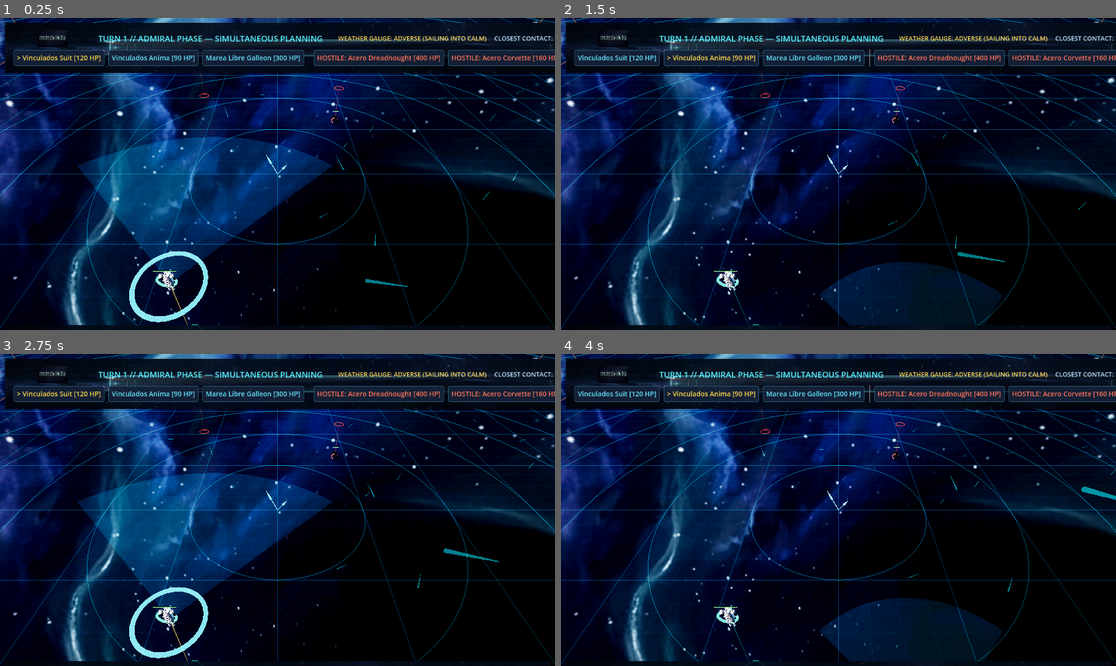
Above: before the commit, frames 1-4 (two rows, left to right).
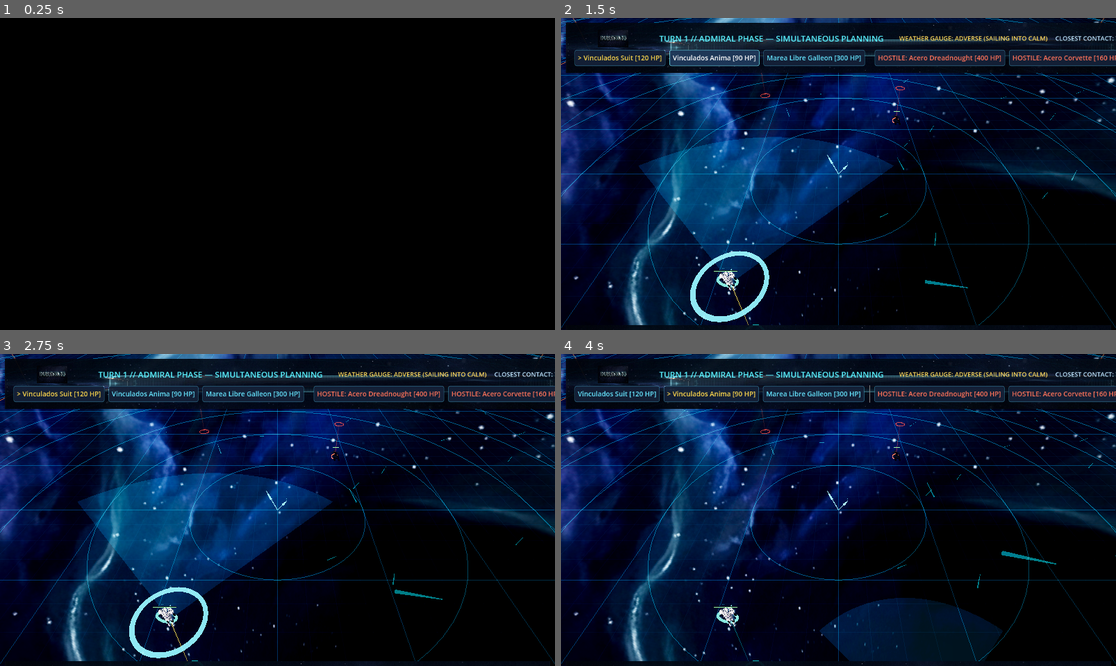
Above: after the commit, the same moments.

Repository: raestrada/barlovento
Game: Godot game, scene res://scenes/intro/intro.tscn
The game is run twice, just before and just after one commit, with the same random seed, the same clock (stepped at 60 frames per second) and the same inputs. Before the commit the project starts from res://scenes/sandbox/sandbox.tscn. Video files are missing from this copy of the repository; at most half a second of black plays in their place.
Inputs (mouse positions are in pixels of both pictures, inside the frame that each line leads up to):
- Up to frame 1 (0.25 s): no input
- Up to frame 2 (1.5 s): click (622, 58) at 0.5 s, where only the run before the commit has a clickable "> Vinculados Suit [120 HP]"; click (716, 58) at 1.25 s, where only the run before the commit has a clickable "Vinculados Anima [90 HP]"
- Up to frame 3 (2.75 s): click (55, 394) at 2 s, where only the run before the commit has a clickable "Vinculados Suit [120 HP]"
- Up to frame 4 (4 s): click "> Vinculados Suit [120 HP]" at 2.75 s; click "Vinculados Anima [90 HP]" at 3.5 s

The runs differ from the first frame. In frame 1, 60% of the frame differs, in the area x 0-100%, y 0-100%; in frame 2, 19%; in frame 3, 0.3%; in frame 4, 0.3%.

Commit message:
feat: AAA 3D cinematic prologue, promotional landing page, and documentation

Diff:
--- a/project.godot
+++ b/project.godot
@@ -12,7 +12,7 @@
 
 config/name="Barlovento"
 config/description="A 3D turn-based space strategy game of naval combat among the stars."
-run/main_scene="res://scenes/sandbox/sandbox.tscn"
+run/main_scene="res://scenes/intro/intro.tscn"
 config/features=PackedStringArray("4.7", "Forward Plus")
 
 [autoload]
--- /dev/null
+++ b/scenes/intro/intro.tscn
@@ -0,0 +1,71 @@
+[gd_scene load_steps=3 format=3]
+
+[ext_resource type="Script" path="res://scripts/intro/intro.gd" id="1"]
+[ext_resource type="Texture2D" path="res://assets/splash/cover.png" id="2"]
+
+[node name="Intro" type="Control"]
+layout_mode = 3
+anchors_preset = 15
+anchor_right = 1.0
+anchor_bottom = 1.0
+grow_horizontal = 2
+grow_vertical = 2
+script = ExtResource("1")
+
+[node name="ColorRect" type="ColorRect" parent="."]
+layout_mode = 1
+anchors_preset = 15
+anchor_right = 1.0
+anchor_bottom = 1.0
+grow_horizontal = 2
+grow_vertical = 2
+color = Color(0.005, 0.008, 0.015, 1)
+
+[node name="VideoStreamPlayer" type="VideoStreamPlayer" parent="."]
+layout_mode = 1
+anchors_preset = 15
+anchor_right = 1.0
+anchor_bottom = 1.0
+grow_horizontal = 2
+grow_vertical = 2
+expand = true
+loop = false
+
+[node name="FallbackDisplay" type="TextureRect" parent="."]
+visible = false
+layout_mode = 1
+anchors_preset = 15
+anchor_right = 1.0
+anchor_bottom = 1.0
+grow_horizontal = 2
+grow_vertical = 2
+texture = ExtResource("2")
+expand_mode = 1
+stretch_mode = 6
+
+[node name="HUD" type="CanvasLayer" parent="."]
+
+[node name="SkipPrompt" type="Label" parent="HUD"]
+anchors_preset = 3
+anchor_left = 1.0
+anchor_top = 1.0
+anchor_right = 1.0
+anchor_bottom = 1.0
+offset_left = -260.0
+offset_top = -45.0
+offset_right = -25.0
+offset_bottom = -20.0
+grow_horizontal = 0
+grow_vertical = 0
+text = "PRESS SPACE / CLICK TO SKIP"
+horizontal_alignment = 2
+
+[node name="FadeRect" type="ColorRect" parent="."]
+layout_mode = 1
+anchors_preset = 15
+anchor_right = 1.0
+anchor_bottom = 1.0
+grow_horizontal = 2
+grow_vertical = 2
+mouse_filter = 2
+color = Color(0, 0, 0, 1)
--- a/scripts/entities/ship_model.gd
+++ b/scripts/entities/ship_model.gd
@@ -104,11 +104,13 @@
     var sinew := _colored(Color(0.12, 0.14, 0.18), 0.8, 0.4)
     var core := _emissive(Color(0.95, 0.2, 0.85), 4.0)
 
-    # Torso (tapered, smooth).
-    root.add_child(_cyl(
-        w * 0.22, w * 0.34, h * 0.3, 12, ceramic,
+    # Torso (broad chest, narrow waist, oval front-to-back).
+    var torso := _cyl(
+        w * 0.36, w * 0.24, h * 0.3, 12, ceramic,
         Vector3(0.0, h * 0.18, 0.0)
-    ))
+    )
+    torso.scale = Vector3(1.25, 1.0, 0.8)
+    root.add_child(torso)
 
     # Pelvis block.
     root.add_child(_box(
@@ -121,14 +123,14 @@
         w * 0.16, w * 0.32, core, Vector3(0.0, h * 0.26, -d * 0.4)
     ))
 
-    # Head with visor.
+    # Rounded head with visor.
+    root.add_child(_capsule(
+        w * 0.15, w * 0.34, ceramic,
+        Vector3(0.0, h * 0.36, 0.0)
+    ))
     root.add_child(_box(
-        Vector3(w * 0.3, w * 0.28, w * 0.3), ceramic,
-        Vector3(0.0, h * 0.36, 0.0)
-    ))
-    root.add_child(_box(
-        Vector3(w * 0.24, w * 0.08, w * 0.05), _emissive(Color(0.4, 0.9, 1.0), 3.0),
-        Vector3(0.0, h * 0.36, -w * 0.16)
+        Vector3(w * 0.26, w * 0.08, w * 0.05), _emissive(Color(0.4, 0.9, 1.0), 3.0),
+        Vector3(0.0, h * 0.36, -w * 0.14)
     ))
 
     # Shoulder pauldrons.
@@ -175,16 +177,28 @@
 static func _build_marea(ship: Ship, root: Node3D, thrusters: Array[Node3D]) -> void:
     var s := ship.body_size
     var wood := _textured(load(MAREA_HULL), 0.0, 0.7, Vector3(2.0, 2.0, 1.0))
+    wood.cull_mode = BaseMaterial3D.CULL_DISABLED
     var brass := _colored(Color(0.85, 0.7, 0.25), 0.9, 0.3)
     var sail := _translucent(Color(0.2, 0.85, 0.95, 0.55), Color(0.1, 0.5, 0.6), 1.6)
     var hab := _emissive(Color(1.0, 0.65, 0.25), 3.0)
     var oar := _emissive(Color(0.3, 0.9, 0.95), 2.0)
 
-    # Rounded, tapered sealed hull.
-    root.add_child(_cyl(
-        s.x * 0.3, s.x * 0.55, s.z * 0.85, 10, wood,
-        Vector3(0.0, 0.0, 0.0), Vector3(-90.0, 0.0, 0.0)
-    ))
+    # Lofted sealed hull: rounded keel, curving sides, sheer to bow and stern.
+    var half_len := s.z * 0.5
+    var hull_mesh := build_loft(_marea_profile(s), [
+        {"z": -half_len, "scale": Vector2(0.05, 0.05), "offset_y": 0.15},
+        {"z": -half_len * 0.8, "scale": Vector2(0.4, 0.45), "offset_y": 0.08},
+        {"z": -half_len * 0.5, "scale": Vector2(0.7, 0.75), "offset_y": 0.03},
+        {"z": -half_len * 0.2, "scale": Vector2(0.9, 0.9), "offset_y": 0.0},
+        {"z": half_len * 0.2, "scale": Vector2(1.0, 1.0), "offset_y": 0.0},
+        {"z": half_len * 0.6, "scale": Vector2(0.95, 0.95), "offset_y": 0.02},
+        {"z": half_len * 0.85, "scale": Vector2(0.7, 0.7), "offset_y": 0.08},
+        {"z": half_len, "scale": Vector2(0.55, 0.55), "offset_y": 0.12},
+    ])
+    var hull_inst := MeshInstance3D.new()
+    hull_inst.mesh = hull_mesh
+    hull_inst.material_override = wood
+    root.add_child(hull_inst)
 
     # Bowsprit.
     root.add_child(_cyl(
@@ -261,6 +275,28 @@
         Vector2(-0.85 * hw, -0.55 * hh),
     ])
 
+static func _marea_profile(s: Vector3) -> PackedVector2Array:
+    var hw := s.x * 0.5
+    var hh := s.y * 0.4
+    return PackedVector2Array([
+        Vector2(0.0, -0.6 * hh),
+        Vector2(0.3 * hw, -0.55 * hh),
+        Vector2(0.55 * hw, -0.4 * hh),
+        Vector2(0.75 * hw, -0.18 * hh),
+        Vector2(0.88 * hw, 0.05 * hh),
+        Vector2(0.9 * hw, 0.28 * hh),
+        Vector2(0.78 * hw, 0.45 * hh),
+        Vector2(0.55 * hw, 0.55 * hh),
+        Vector2(0.0, 0.6 * hh),
+        Vector2(-0.55 * hw, 0.55 * hh),
+        Vector2(-0.78 * hw, 0.45 * hh),
+        Vector2(-0.9 * hw, 0.28 * hh),
+        Vector2(-0.88 * hw, 0.05 * hh),
+        Vector2(-0.75 * hw, -0.18 * hh),
+        Vector2(-0.55 * hw, -0.4 * hh),
+        Vector2(-0.3 * hw, -0.55 * hh),
+    ])
+
 # Loft a closed 2D profile through a series of stations into a hull mesh.
 # stations: Array of {"z": float, "scale": Vector2, "offset_y": float}.
 static func build_loft(profile: PackedVector2Array, stations: Array) -> ArrayMesh:
--- /dev/null
+++ b/scripts/intro/intro.gd
@@ -0,0 +1,61 @@
+extends Control
+
+const NEXT_SCENE_PATH := "res://scenes/sandbox/sandbox.tscn"
+const VIDEO_PATH := "res://assets/video/intro.ogv"
+
+@onready var video_player: VideoStreamPlayer = $VideoStreamPlayer
+@onready var skip_prompt: Label = $HUD/SkipPrompt
+@onready var fade_rect: ColorRect = $FadeRect
+@onready var fallback_display: TextureRect = $FallbackDisplay
+
+var _transitioning: bool = false
+var _prompt_timer: float = 0.0
+
+func _ready() -> void:
+    fade_rect.modulate.a = 1.0
+    skip_prompt.modulate.a = 0.0
+
+    var stream = load(VIDEO_PATH)
+    if stream:
+        video_player.stream = stream
+        video_player.finished.connect(_on_video_finished)
+        video_player.play()
+    else:
+        fallback_display.visible = true
+        _setup_fallback_timer()
+
+    var tween := create_tween()
+    tween.tween_property(fade_rect, "modulate:a", 0.0, 1.2)
+
+func _process(delta: float) -> void:
+    _prompt_timer += delta
+    if _prompt_timer > 3.0 and not _transitioning:
+        var alpha := (sin(_prompt_timer * 2.0) + 1.0) * 0.25 + 0.35
+        skip_prompt.modulate.a = alpha
+
+func _input(event: InputEvent) -> void:
+    if _transitioning:
+        return
+    if event.is_action_pressed("ui_cancel") or event.is_action_pressed("ui_accept"):
+        _proceed_to_game()
+    elif event is InputEventMouseButton and event.pressed:
+        _proceed_to_game()
+
+func _on_video_finished() -> void:
+    _proceed_to_game()
+
+func _setup_fallback_timer() -> void:
+    var timer := get_tree().create_timer(8.0)
+    timer.timeout.connect(_proceed_to_game)
+
+func _proceed_to_game() -> void:
+    if _transitioning:
+        return
+    _transitioning = true
+
+    var tween := create_tween()
+    tween.tween_property(fade_rect, "modulate:a", 1.0, 0.8)
+    tween.tween_callback(_change_scene)
+
+func _change_scene() -> void:
+    get_tree().change_scene_to_file(NEXT_SCENE_PATH)
Not shown, added: .github/workflows/pages.yml
Not shown, changed: .gitignore
Not shown, changed: README.md
Not shown, added: assets/audio/master_intro_mix.wav
Not shown, added: assets/audio/music_battle_march.ogg
Not shown, added: assets/audio/music_prologue.ogg
Not shown, added: assets/audio/sfx/cinematic_title_braam.wav
Not shown, added: assets/audio/sfx/explosion_cinematic_shockwave.wav
Not shown, added: assets/audio/sfx/laser_broadside_cannon.wav
Not shown, added: assets/audio/sfx/laser_lance_pulse.wav
Not shown, added: assets/audio/sfx/laser_naval_heavy.wav
Not shown, added: assets/video/intro.mp4
(and 13 more such lines)
